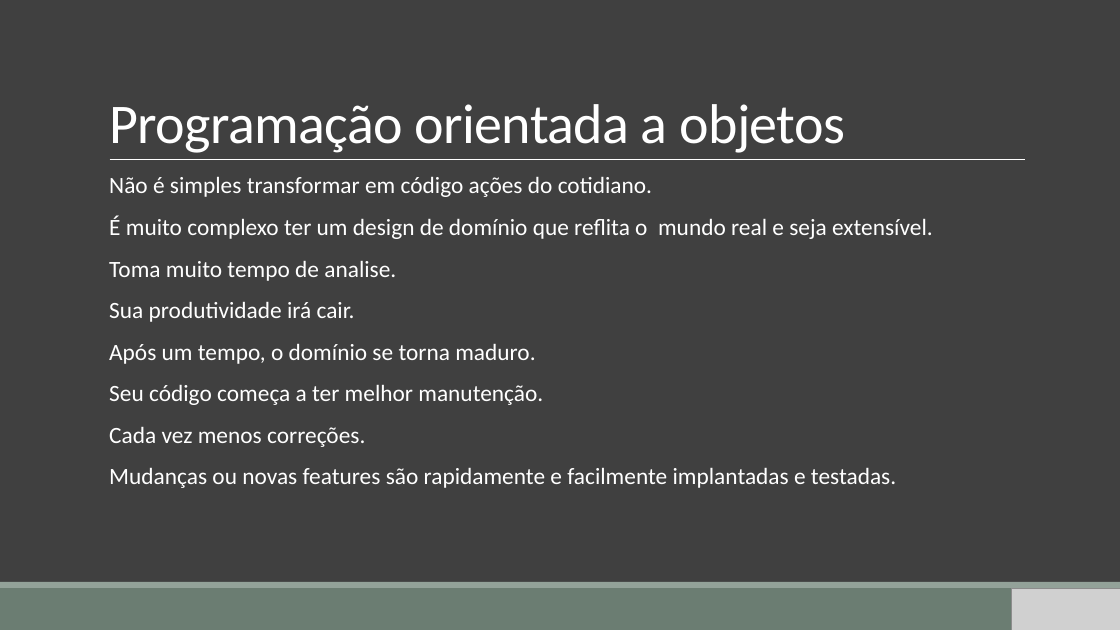
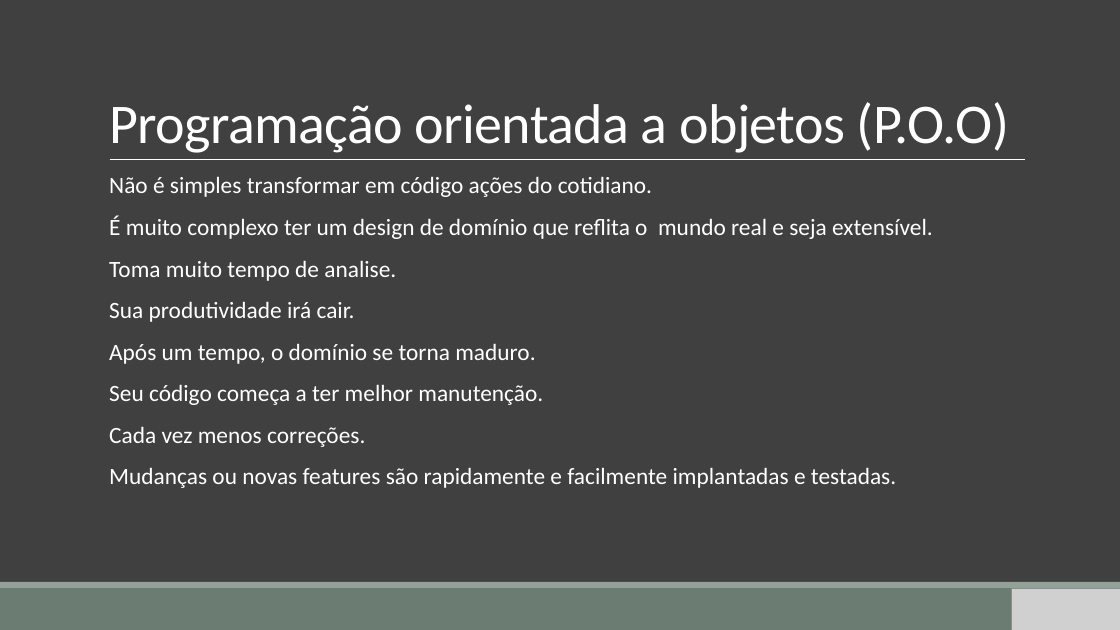
Before and after one commit to gemvane/Palestra-Solid, a slide deck: slide 2 of SOLID.pptx. Drawn at 1120x630 pixels with LibreOffice and Linux fonts; fonts in the diff are those of the drawing; grey boxes stand for pictures. Boxes give left, top, right and bottom in pixels: in the first picture for what was removed or moved away, otherwise in the second. Text is boxed around its words. In the diff, an @@ line names an element or a change of style, - is before the commit and + after.

```diff
--- a/SOLID.pptx
+++ b/SOLID.pptx
@@ title at [109, 102, 1010, 153]: text changed @@
-Programação orientada a objetos
+Programação orientada a objetos (P.O.O)
```
Also in this commit, not shown: 14 other slides changed, 4 slides added, 3 slides removed.
